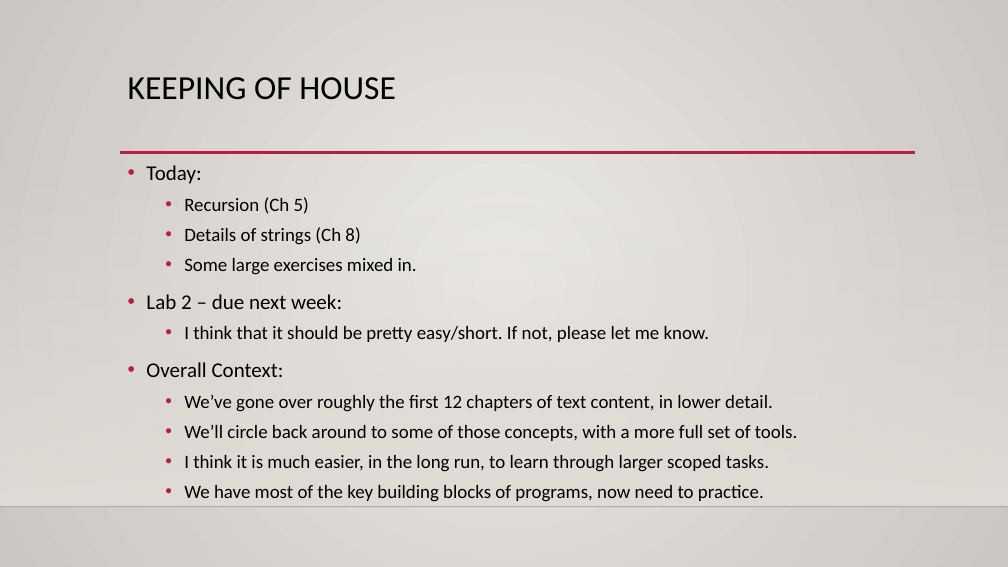
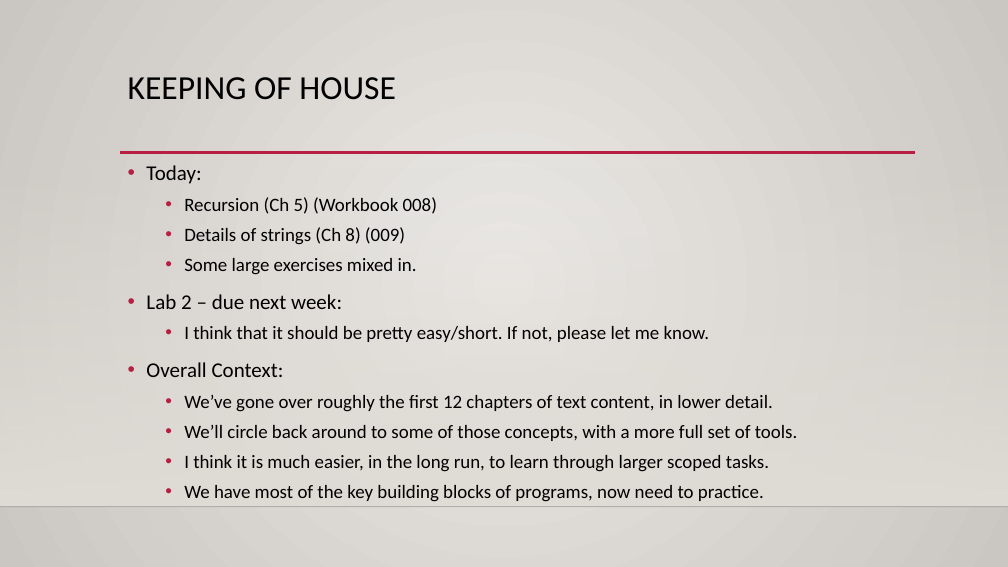
Before and after one commit to okohnkay/Programming_Basics_for_ML, a slide deck: slide 1 of course_material/slides/008_recursion.pptx. Drawn at 1008x567 pixels with LibreOffice and Linux fonts; fonts in the diff are those of the drawing; background and template pictures are left out. Boxes give left, top, right and bottom in pixels: in the first picture for what was removed or moved away, otherwise in the second. Text is boxed around its words. In the diff, an @@ line names an element or a change of style, - is before the commit and + after.

```diff
--- a/course_material/slides/008_recursion.pptx
+++ b/course_material/slides/008_recursion.pptx
@@ text at box(184, 197, 437, 245): text changed @@
-  • Recursion (Ch 5)
-  • Details of strings (Ch 8)
+  • Recursion (Ch 5) (Workbook 008)
+  • Details of strings (Ch 8) (009)
```
Also in this commit, not shown: 6 other files.
